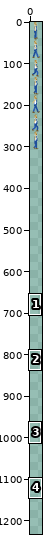
Two versions of one sprite sheet, img/farmer.png. The picture above shows the old version from afar; the outline marks the close-up.
Close-up. As it was:
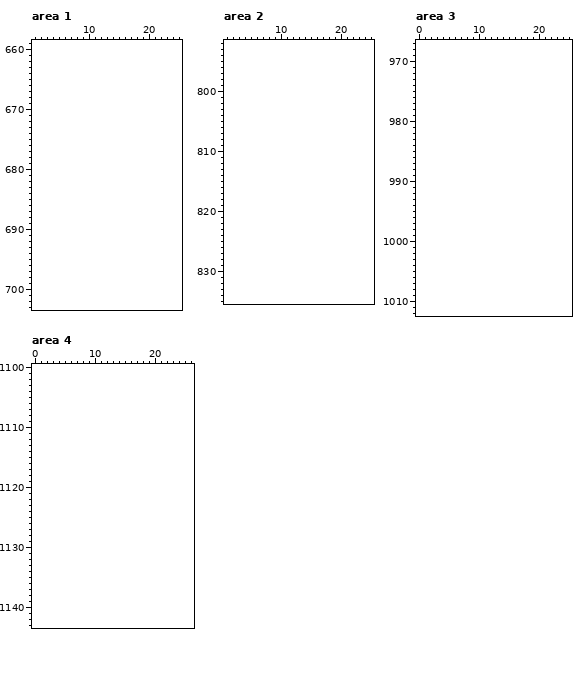
The file is 20x308 pixels. Colours within 5 levels of each other are drawn and written as one. Shown: area 1: x 1..25, y 659..703; area 2: x 1..25, y 792..835; area 3: x 0..25, y 967..1012; area 4: x 0..26, y 1100..1143. The old version is drawn lined up with the new one, on the new canvas. The commit also changed other parts of the picture, which this record leaves out.
Palette (. is transparent): 
The result:
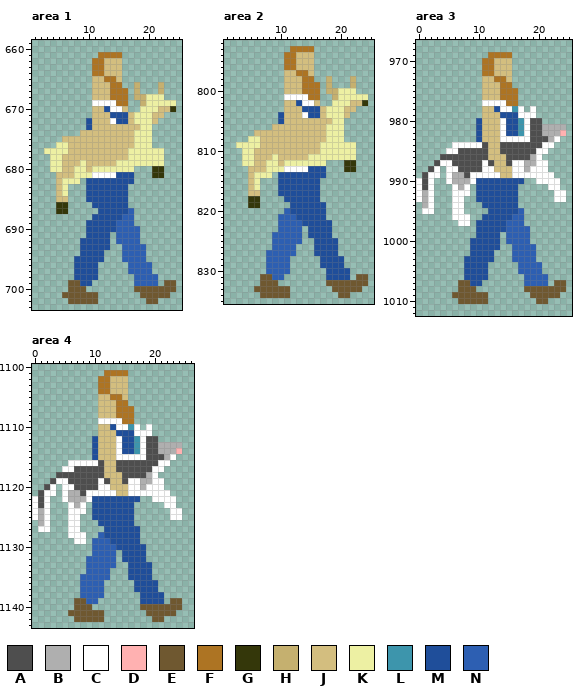
Colours new in this view: A #4e4e4e  B #afafaf  C #ffffff  D #ffb1b1  E #6f5830  F #ad7423  G #34370a  H #c5b06f  J #d3be7f  K #edf0a3  L #3d95ac  M #1f4e9a  N #2d5fb2
The edit:
canvas 20x308 -> 30x1232, the old top-left corner now at 5,0
Changed rows in their new state; - is an unchanged pixel.
Area 1:
first column x 3:
661 ---------FFFF---------
662 --------FFJJJ---------
663 --------FFJJJ---------
664 --------FFJJJ---------
665 --------JJFFJ---------
666 --------JJJFF--H---H--
667 --------JJJFFF-H---H--
668 --------JJJFFF-HHKKK--
669 --------CCCCFF--HKKKKK
670 --------JJMCCJ--KKKJJG
671 --------JJJMMMJKKKJJ--
672 -------MJJJCMMJKKKJ---
673 -------MJJJJJJJJKK----
674 ------JJJJJJJJJKKK----
675 ---JJJJJJJJJJJJKKK----
676 --KKJJJJJJJJJJJKKK----
677 KKKKJJJJJJJJJJKKKKKK--
678 -KKJJJJJJJJJJJKKKKKK--
679 -KKJJJKJJJJJKKKKKKKK--
680 -KKJJKKJKKKKKKK---GG--
681 --JJJKKKCCCCMMM---GG--
682 --JKKK-MMMMMMMM-------
683 --JK---MMMMMMM--------
684 --JK---MMMMMMM--------
685 --JJ---MMMMMMM--------
686 --GG----MMMMMM--------
687 --GG-----MMMMMN-------
688 --------MMMMMNN-------
689 -------MMMMMNNN-------
690 -------MMMMMNNNN------
691 -------MMMM-NNNN------
692 ------MMMMM-NNNN------
693 ------MMMMM--NNNN-----
694 ------MMMM---NNNN-----
695 -----MMMMM---NNNN-----
696 -----MMMM-----NNNN----
697 -----MMMM-----NNNN----
698 -----MMMM------NNNN---
699 ----EEMM-------NNNN-EE
700 ----EEE--------EEEEEEE
701 ---EEEEEE-------EEEEE-
702 ----EEEEE--------EE---
Area 2:
first column x 3:
793 ---------FFFF---------
794 --------FFJJJ---------
795 --------FFJJJ---------
796 --------FFJJJ---------
797 --------JJFFJ---------
798 --------JJJFF--H---H--
799 --------JJJFFF-H---H--
800 --------JJJFFF-HHKKK--
801 --------CCCCFF--HKKKKK
802 --------JJMCCJ--KKKJJG
803 --------JJJMMMJKKKJJ--
804 -------MJJJCMMJKKKJ---
805 -------MJJJJJJJJKK----
806 ------JJJJJJJJJKKK----
807 ---JJJJJJJJJJJJKKK----
808 --KKJJJJJJJJJJJKKK----
809 KKKKJJJJJJJJJJKKKKKK--
810 -KKJJJJJJJJJJJKKKKKK--
811 -KKJJJKJJJJJKKKKKKKK--
812 -KKJJKKJKKKKKKK---GG--
813 --JJJKKKCCCCMMM---GG--
814 --JKKK-MMMMMMMM-------
815 --JK---MMMMMMM--------
816 --JK---MMMMMMM--------
817 --JJ---MMMMMMM--------
818 --GG----MMMMMM--------
819 --GG-----MMMMMM-------
820 --------NMMMMMM-------
821 -------NNNMMMMM-------
822 -------NNNNMMMMM------
823 -------NNNN-MMMM------
824 ------NNNNN-MMMM------
825 ------NNNNN--MMMM-----
826 ------NNNN---MMMM-----
827 -----NNNNN---MMMM-----
828 -----NNNN-----MMMM----
829 -----NNNN-----MMMM----
830 -----NNNN------MMMM---
831 ----EENN-------MMMM-EE
832 ----EEE--------EEEEEEE
833 ---EEEEEE-------EEEEE-
834 ----EEEEE--------EE---
Area 3:
first column x 0:
 969 ------------FFFF---------
 970 -----------FFJJJ---------
 971 -----------FFJJJ---------
 972 -----------FFJJJ---------
 973 -----------JJFFJ---------
 974 -----------JJJFF---------
 975 -----------JJJFFF--------
 976 -----------JJJFFF--------
 977 -----------CCCCFF--------
 978 -----------JJMCCLC-C-----
 979 -----------JJJMMMCCC-----
 980 ----------MJJJCMMLCAA----
 981 ----------MJJJCMMLCAABBBB
 982 ----------MJJJCMMLCAABBBD
 983 ----------MJJJCCCCCAAABC-
 984 ------CCCCCAJJAAAAAAACC--
 985 -----CCAAAAAJJAAAAAACC---
 986 ----AAAAAAAAJJJAAAABC----
 987 ---ACCAAAAACAJJACCBBCC---
 988 --AC-CCAAAACCJJJCCBCCC---
 989 -ACC-CBBACCCCCJJCCCCCCC--
 990 CAC--CBBBCMMMMMMMM--CCCC-
 991 CAC---CBC-MMMMMMM-----CC-
 992 CBC---CCC-MMMMMMM------CC
 993 CBC---CC--MMMMMMM------CC
 994 -BC---CC---MMMMMM--------
 995 -CC---CC----MMMMMN-------
 996 ------CCC--MMMMMNN-------
 997 -------CC-MMMMMNNN-------
 998 ----------MMMMMNNNN------
 999 ----------MMMM-NNNN------
1000 ---------MMMMM-NNNN------
1001 ---------MMMMM--NNNN-----
1002 ---------MMMM---NNNN-----
1003 --------MMMMM---NNNN-----
1004 --------MMMM-----NNNN----
1005 --------MMMM-----NNNN----
1006 --------MMMM------NNNN---
1007 -------EEMM-------NNNN-EE
1008 -------EEE--------EEEEEEE
1009 ------EEEEEE-------EEEEE-
1010 -------EEEEE--------EE---
Area 4:
first column x 0:
1101 ------------FFFF---------
1102 -----------FFJJJ---------
1103 -----------FFJJJ---------
1104 -----------FFJJJ---------
1105 -----------JJFFJ---------
1106 -----------JJJFF---------
1107 -----------JJJFFF--------
1108 -----------JJJFFF--------
1109 -----------CCCCFF--------
1110 -----------JJMCCLC-C-----
1111 -----------JJJMMMCCC-----
1112 ----------MJJJCMMLCAA----
1113 ----------MJJJCMMLCAABBBB
1114 ----------MJJJCMMLCAABBBD
1115 ----------MJJJCCCCCAAABC-
1116 ------CCCCCAJJAAAAAAACC--
1117 -----CCAAAAAJJAAAAAACC---
1118 ----AAAAAAAAJJJAAAABC----
1119 ---ACCAAAAACAJJACCBBCC---
1120 --AC-CCAAAACCJJJCCBCCC---
1121 -ACC-CBBACCCCCJJCCCCCCC--
1122 CAC--CBBBCMMMMMMMM--CCCC-
1123 CAC---CBC-MMMMMMM-----CC-
1124 CBC---CCC-MMMMMMM------CC
1125 CBC---CC--MMMMMMM------CC
1126 -BC---CC---MMMMMM--------
1127 -CC---CC----MMMMMM-------
1128 ------CCC--NMMMMMM-------
1129 -------CC-NNNMMMMM-------
1130 ----------NNNNMMMMM------
1131 ----------NNNN-MMMM------
1132 ---------NNNNN-MMMM------
1133 ---------NNNNN--MMMM-----
1134 ---------NNNN---MMMM-----
1135 --------NNNNN---MMMM-----
1136 --------NNNN-----MMMM----
1137 --------NNNN-----MMMM----
1138 --------NNNN------MMMM---
1139 -------EENN-------MMMM-EE
1140 -------EEE--------EEEEEEE
1141 ------EEEEEE-------EEEEE-
1142 -------EEEEE--------EE---
Changed places in both close-ups, as pixel boxes (x1, y1, x2, y2):
added: (44, 52, 176, 304)
added: (236, 46, 368, 298)
added: (416, 52, 566, 304)
added: (32, 370, 182, 622)
